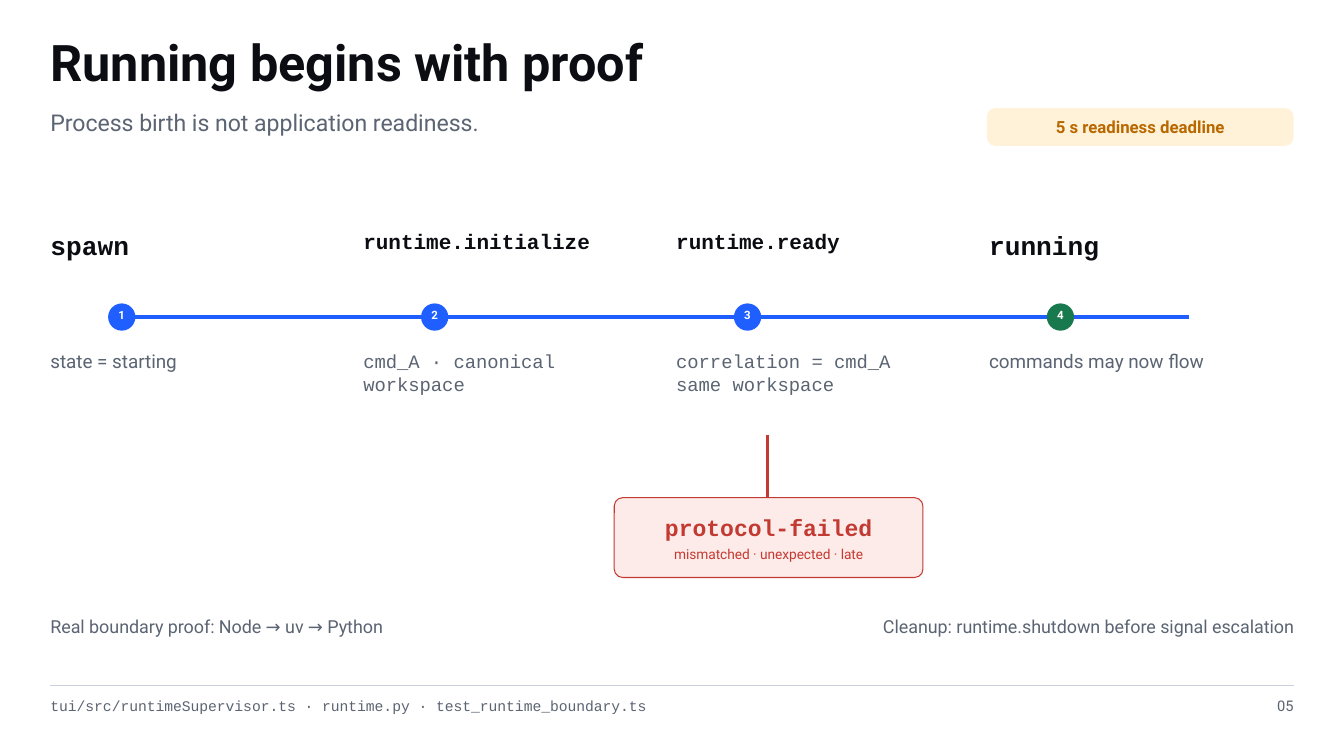
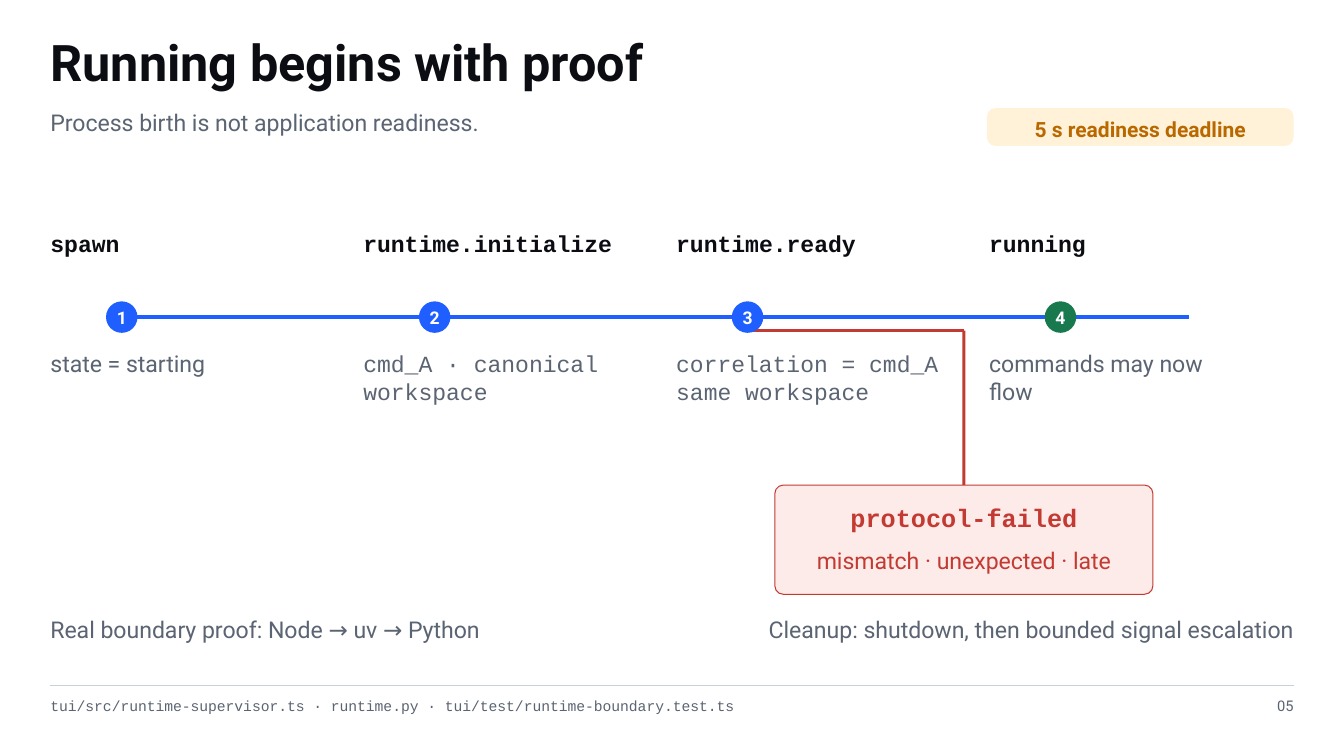
Before and after one commit to jimmie-potts/code-assist-harness, a slide deck: slide 5 of docs/lessons/assets/cah-004-protocol-v1.pptx. Drawn at 1344x756 pixels with LibreOffice and Linux fonts; fonts in the diff are those of the drawing. Boxes give left, top, right and bottom in pixels: in the first picture for what was removed or moved away, otherwise in the second. Text is boxed around its words. In the diff, an @@ line names an element or a change of style, - is before the commit and + after.

```diff
--- a/docs/lessons/assets/cah-004-protocol-v1.pptx
+++ b/docs/lessons/assets/cah-004-protocol-v1.pptx
@@ text "5 s readiness deadline" at (x1=1035, y1=121, x2=1245, y2=137): size 12 to 15 pt @@
@@ text "spawn" at (x1=50, y1=239, x2=119, y2=257): size 18.8 to 16.5 pt @@
@@ text "runtime.initialize" at (x1=363, y1=235, x2=612, y2=253): size 15 to 16.5 pt @@
@@ text "runtime.ready" at (x1=676, y1=235, x2=856, y2=257): size 15 to 16.5 pt @@
@@ text "running" at (x1=989, y1=235, x2=1086, y2=257): size 18.8 to 16.5 pt @@
@@ size 8.2 to 12.5 pt in 4 elements at (x1=117, y1=311, x2=127, y2=324), (x1=430, y1=311, x2=440, y2=324), (x1=743, y1=311, x2=753, y2=324), (x1=1055, y1=311, x2=1065, y2=324) @@
@@ text "correlation = cmd_A same workspace" at (x1=676, y1=356, x2=938, y2=405): size 13.5 to 16.4 pt @@
@@ line added from (748, 331) to (964, 331), #C33A32 2.25 pt @@
@@ line added from (964, 331) to (964, 485), #C33A32 2.25 pt @@
@@ size 13.5 to 16.5 pt in 3 elements at (x1=50, y1=355, x2=205, y2=377), (x1=363, y1=356, x2=598, y2=405), (x1=989, y1=354, x2=1203, y2=400) @@
@@ line removed from (767, 435) to (767, 498) @@
@@ rounded rectangle resized from (x1=614, y1=498, x2=923, y2=578) to (x1=775, y1=485, x2=1153, y2=594) @@
@@ rounded rectangle at (x1=775, y1=485, x2=1153, y2=594): proportions changed @@
@@ text "protocol-failed" moved from (x1=665, y1=519, x2=872, y2=541) to (x1=850, y1=508, x2=1077, y2=533) @@
@@ text "protocol-failed" at (x1=850, y1=508, x2=1077, y2=533): size 16.5 to 18 pt @@
@@ text at (x1=817, y1=551, x2=1111, y2=574): text changed; size 9.8 to 16.5 pt @@
-mismatched · unexpected · late
+mismatch · unexpected · late
@@ text "Real boundary proof: Node → ..." at (x1=50, y1=620, x2=480, y2=643): size 12.8 to 16.5 pt @@
@@ text at (x1=769, y1=620, x2=1294, y2=643): text changed; size 12.8 to 16.5 pt @@
-Cleanup: runtime.shutdown before signal escalation
+Cleanup: shutdown, then bounded signal escalation
@@ text at (x1=50, y1=701, x2=734, y2=714): text changed @@
-tui/src/runtimeSupervisor.ts · runtime.py · test_runtime_boundary.ts
+tui/src/runtime-supervisor.ts · runtime.py · tui/test/runtime-boundary.test.ts
```
Also in this commit, not shown: 7 other slides changed.
